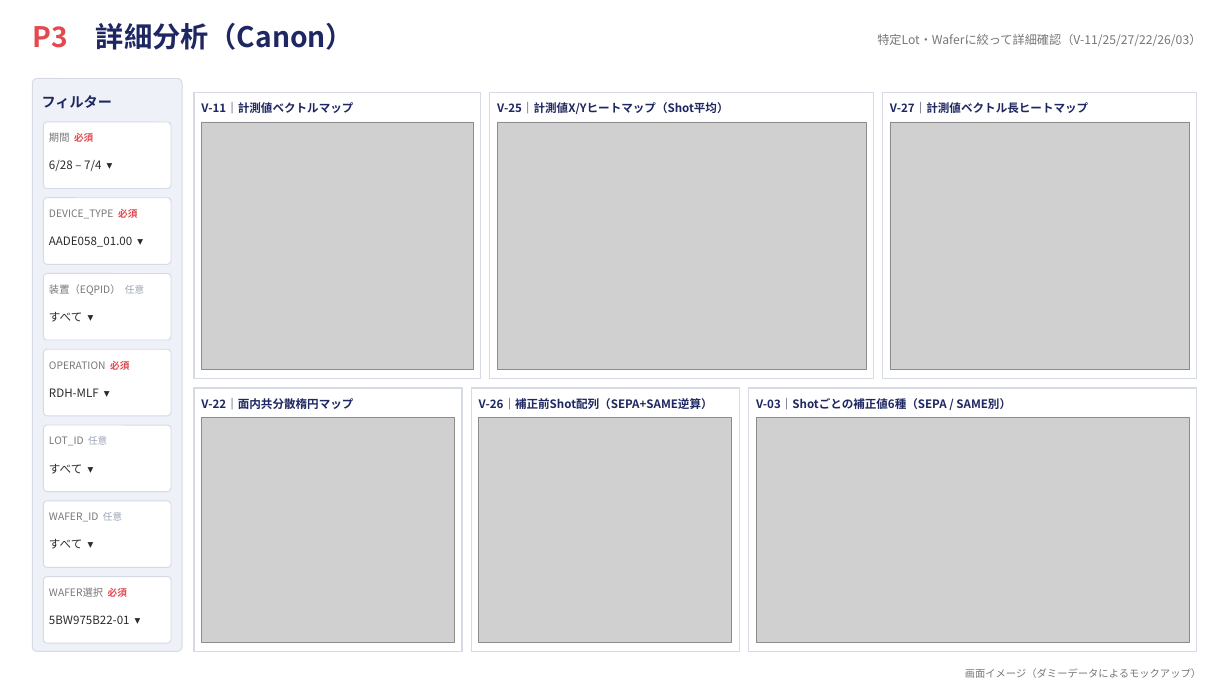
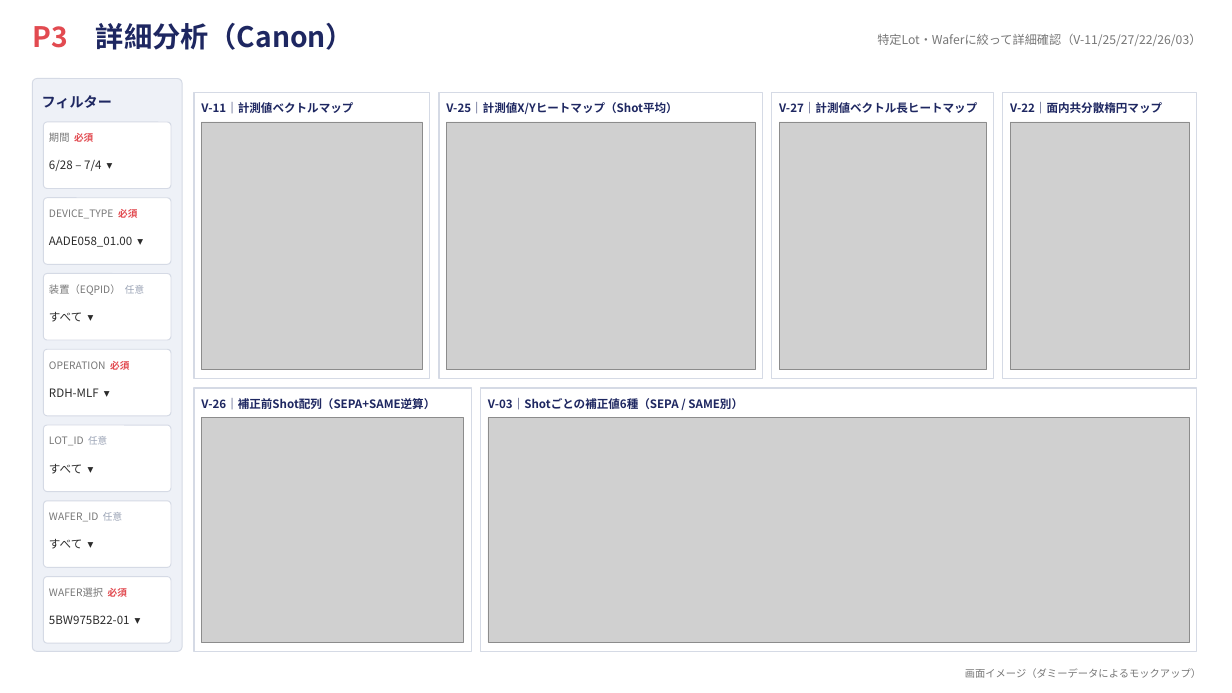
Before and after one commit to rsakamoto-0824/PowerBI_LithoBooster_DashBoard, a slide deck: slide 4 of dashboard_mockup.pptx. Drawn at 1232x693 pixels with LibreOffice and Linux fonts; fonts in the diff are those of the drawing; grey boxes stand for pictures. Boxes give left, top, right and bottom in pixels: in the first picture for what was removed or moved away, otherwise in the second. Text is boxed around its words. In the diff, an @@ line names an element or a change of style, - is before the commit and + after.

```diff
--- a/dashboard_mockup.pptx
+++ b/dashboard_mockup.pptx
@@ rectangle: place and size @@
-rectangle at bbox=[194, 92, 481, 379]
+rectangle at bbox=[194, 92, 430, 379]
@@ rectangle: place and size @@
-rectangle at bbox=[490, 92, 873, 379]
+rectangle at bbox=[439, 92, 762, 379]
@@ text "V-25｜計測値X/Yヒートマップ（Shot平均）": place and size @@
-text "V-25｜計測値X/Yヒートマップ（Shot平均）" at bbox=[497, 102, 728, 114]
+text "V-25｜計測値X/Yヒートマップ（Shot平均）" at bbox=[446, 102, 677, 114]
@@ rectangle: place and size @@
-rectangle at bbox=[883, 92, 1197, 379]
+rectangle at bbox=[772, 92, 994, 379]
@@ text "V-27｜計測値ベクトル長ヒートマップ": place and size @@
-text "V-27｜計測値ベクトル長ヒートマップ" at bbox=[890, 102, 1088, 114]
+text "V-27｜計測値ベクトル長ヒートマップ" at bbox=[779, 102, 977, 114]
@@ rectangle: place and size @@
-rectangle at bbox=[194, 388, 462, 652]
+rectangle at bbox=[1003, 92, 1197, 379]
@@ text "V-22｜面内共分散楕円マップ": place and size @@
-text "V-22｜面内共分散楕円マップ" at bbox=[201, 398, 353, 409]
+text "V-22｜面内共分散楕円マップ" at bbox=[1010, 102, 1162, 114]
@@ picture: place and size @@
-picture at bbox=[201, 122, 473, 370]
+picture at bbox=[201, 122, 422, 370]
@@ picture: place and size @@
-picture at bbox=[497, 122, 866, 370]
+picture at bbox=[446, 122, 755, 370]
@@ picture: place and size @@
-picture at bbox=[890, 122, 1189, 370]
+picture at bbox=[779, 122, 986, 370]
@@ picture: place and size @@
-picture at bbox=[201, 418, 455, 642]
+picture at bbox=[1010, 122, 1189, 370]
@@ rectangle: place and size @@
-rectangle at bbox=[471, 388, 739, 652]
+rectangle at bbox=[194, 388, 471, 652]
@@ rectangle: place and size @@
-rectangle at bbox=[749, 388, 1197, 652]
+rectangle at bbox=[481, 388, 1197, 652]
@@ picture: place and size @@
-picture at bbox=[479, 418, 732, 642]
+picture at bbox=[201, 418, 464, 642]
@@ text "V-26｜補正前Shot配列（SEPA+SAME逆算）": place and size @@
-text "V-26｜補正前Shot配列（SEPA+SAME逆算）" at bbox=[479, 398, 713, 410]
+text "V-26｜補正前Shot配列（SEPA+SAME逆算）" at bbox=[201, 398, 435, 409]
@@ text "V-03｜Shotごとの補正値6種（SEPA / SAME別）": place and size @@
-text "V-03｜Shotごとの補正値6種（SEPA / SAME別）" at bbox=[756, 398, 1011, 410]
+text "V-03｜Shotごとの補正値6種（SEPA / SAME別）" at bbox=[488, 398, 743, 410]
@@ picture: place and size @@
-picture at bbox=[756, 418, 1189, 642]
+picture at bbox=[488, 418, 1189, 642]
```
Also in this commit, not shown: 4 other slides changed, 1 other file.
